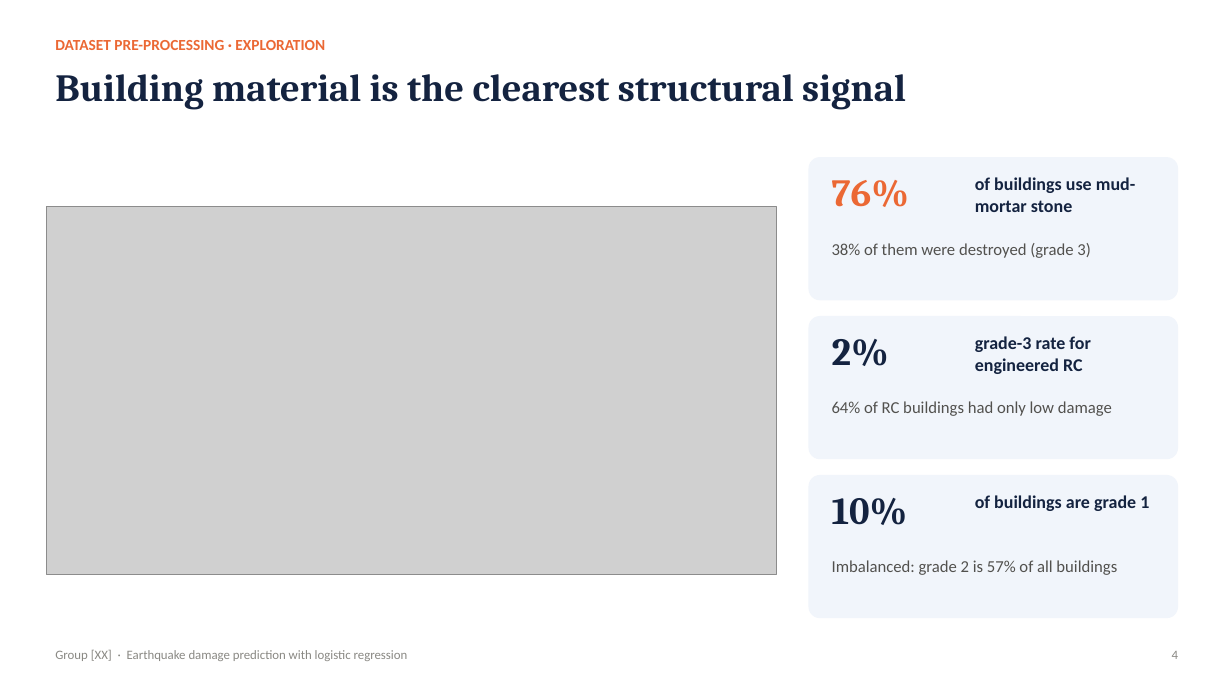
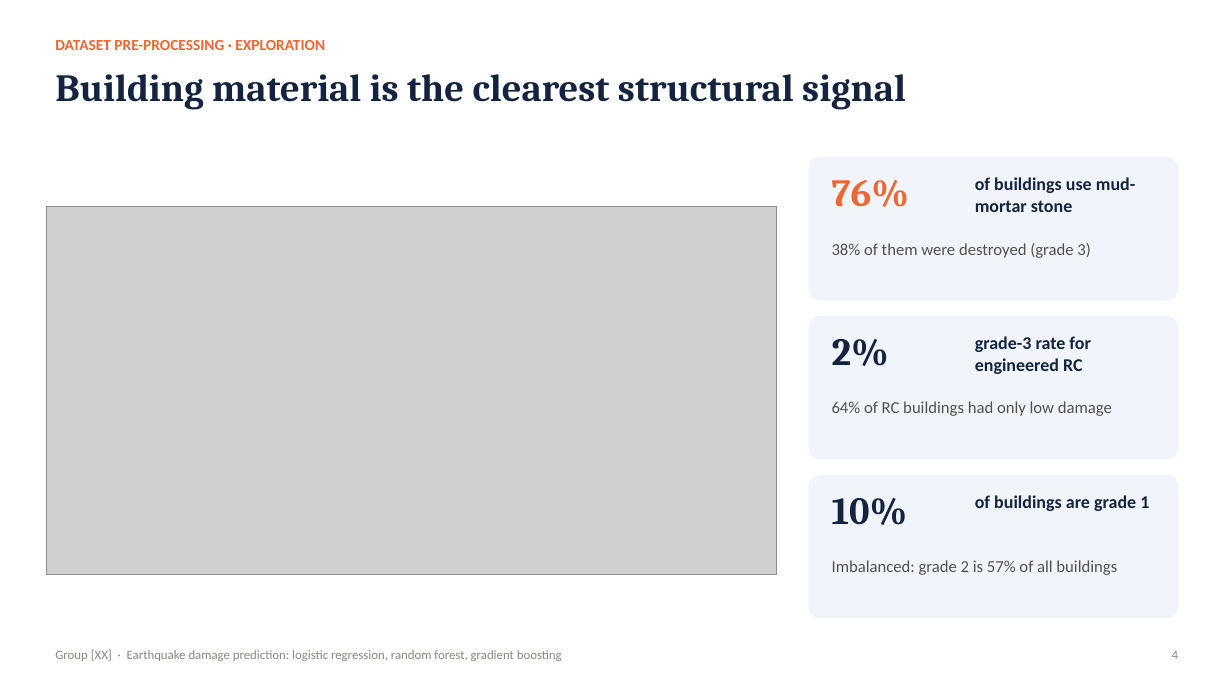
Before and after one commit to watersalamander/MH6810-Python-Project, a slide deck: slide 4 of slides/presentation.pptx. Drawn at 1232x693 pixels with LibreOffice and Linux fonts; fonts in the diff are those of the drawing; grey boxes stand for pictures. Boxes give left, top, right and bottom in pixels: in the first picture for what was removed or moved away, otherwise in the second. Text is boxed around its words. In the diff, an @@ line names an element or a change of style, - is before the commit and + after.

```diff
--- a/slides/presentation.pptx
+++ b/slides/presentation.pptx
@@ text at <box>55,650,562,661</box>: text changed @@
-Group [XX] · Earthquake damage prediction with logistic regression
+Group [XX] · Earthquake damage prediction: logistic regression, random forest, gradient boosting
```
Also in this commit, not shown: 13 other slides changed, 2 slides added, 1 slide removed, 22 other files.
